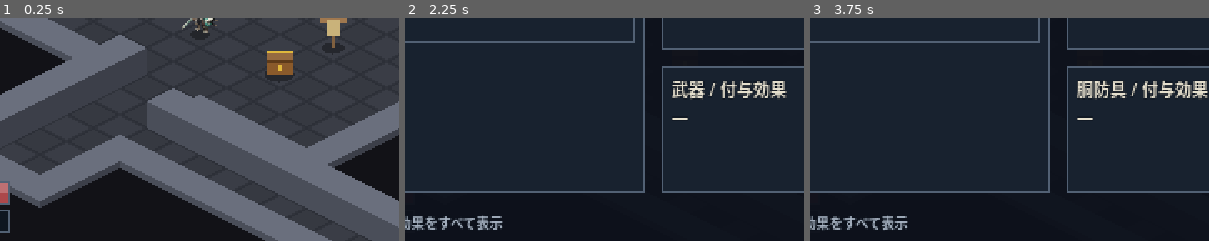
Above: before the commit, frames 1-3 (left to right).
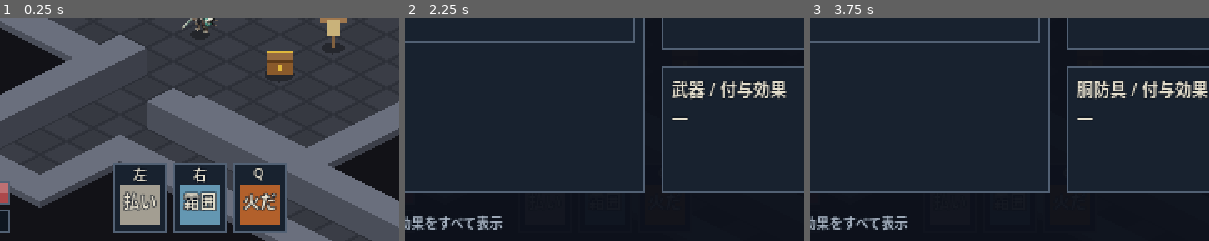
Above: after the commit, the same moments.

Repository: fururun/HackSla
Game: Godot game, scene res://scenes/main/main.tscn
Same seed, same stepped clock (60 frames per second), same inputs: the game is played once before the commit and once after it.
Inputs (mouse positions are % of the whole screen's width and height, from its top left):
- Up to frame 1 (0.25 s): no input
- Up to frame 2 (2.25 s): tap Enter at 0.5 s; move the mouse to (72, 45) at 0.52 s; hold D (move_right) 0.53-1.25 s; hold I (toggle_equip_screen) 0.53-1.25 s; click (72, 45) at 0.67 s; click "閉じる [I]" at 1.25 s; tap F5 (restart_game) at 2 s; move the mouse to (30, 55) at 2.02 s; hold S (move_down) from 2.03 s (still down); tap I (toggle_equip_screen) at 2.1 s
- Up to frame 3 (3.75 s): release S (move_down) at 2.75 s; click "武器 —" at 2.75 s; click "胴防具 —" at 3.5 s
The pictures show only the part of the screen within x 25-75%, y 50-100%; the shares and areas given below are measured in that part.

The runs differ from the first frame. In frame 1, 10% of the frame differs, in the area x 28-72%, y 65-97%; in frame 2, less than 0.1%; in frame 3, less than 0.1%.

Commit message:
スキルバー(画面下)をメイン画面につなぐ
Co-Authored-By: Claude Sonnet 5.5 <noreply@anthropic.com>

Diff:
--- a/scripts/main/main.gd
+++ b/scripts/main/main.gd
@@ -51,6 +51,10 @@
 	hud.name = "Hud"
 	add_child(hud)
 	hud.setup(player.vitals)
+	var skill_bar := SkillBar.new()  # 画面下の、使えるスキルと再使用までの秒数
+	skill_bar.name = "SkillBar"
+	add_child(skill_bar)
+	skill_bar.setup(player.caster)
 
 	# 敵に殴られる／倒した経験値
 	manager.player_hit.connect(player.on_player_hit)
Binary file added: shots/main_ui.png
